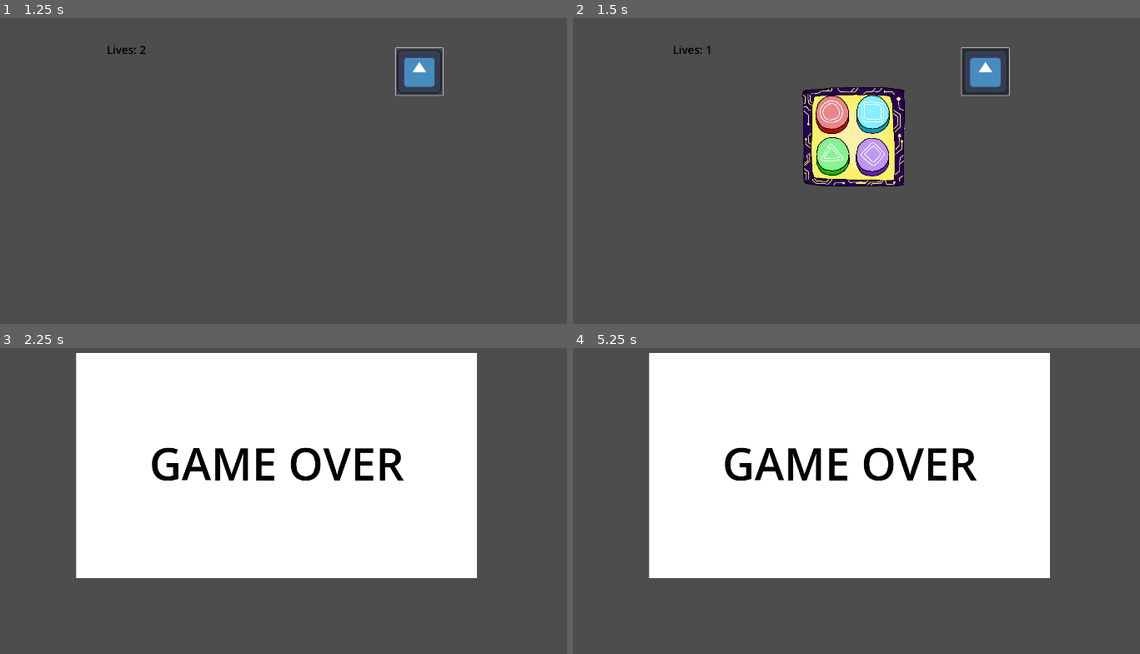
Above: before the commit, frames 1-4 (two rows, left to right).
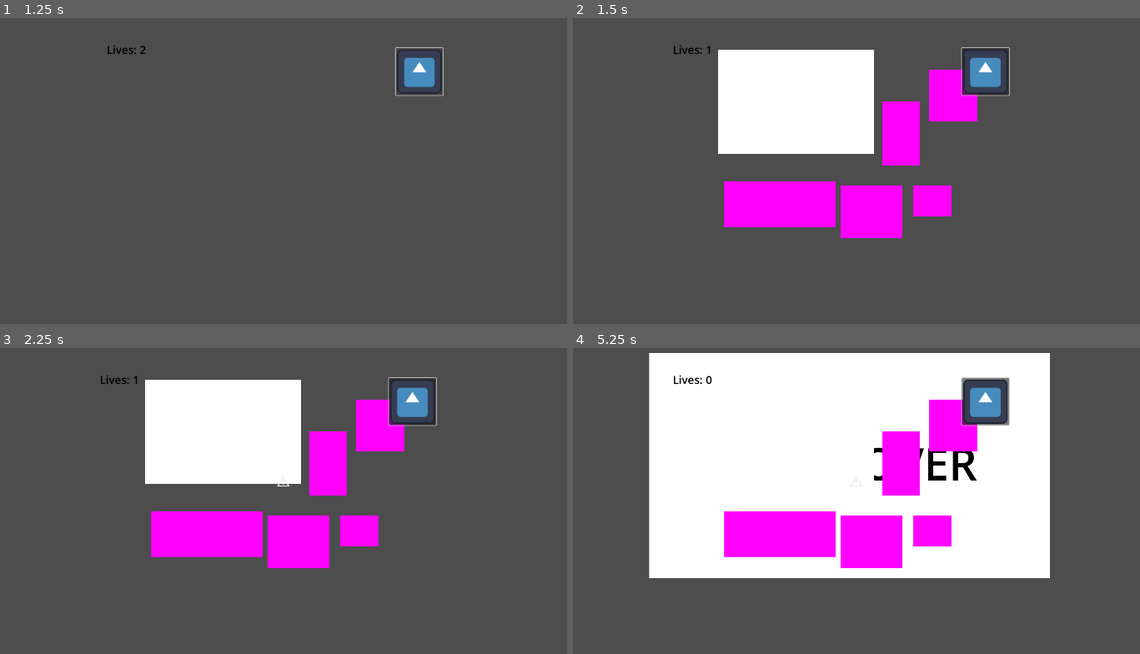
Above: after the commit, the same moments.

Repository: Hyper-Burner/Town-One-2024
Game: Godot game, scene res://Nodes/Scenes/Main.tscn
Same seed, same stepped clock (60 frames per second), same inputs: the game is played once before the commit and once after it. The engine's default icon, where the game draws it, is replaced by a stand-in: a white triangle on a blue panel in a dark square.
Inputs (mouse positions are in pixels of both pictures, inside the frame that each line leads up to):
- Up to frame 1 (1.25 s): click (419, 73) at 0.5 s
- Up to frame 2 (1.5 s): tap Enter at 1.25 s; move the mouse to (998, 118) at 1.27 s; hold D (Right) from 1.28 s (still down); tap E (Interact) at 1.35 s
- Up to frame 3 (2.25 s): release D (Right) at 2 s; click (260, 445) at 2.02 s
- Up to frame 4 (5.25 s): click (873, 445) at 2.77 s; click (833, 485) at 3.52 s; click (873, 485) at 4.27 s; tap Space at 5 s; move the mouse to (720, 485) at 5.02 s; hold S (Down) from 5.03 s (still down); click (720, 485) at 5.1 s

Frame 1 is identical in both runs. In frame 2, 20% of the frame differs, in the area x 25-72%, y 10-72%; in frame 3, 44%, in the area x 13-85%, y 1-76%; in frame 4, 11%.

Commit message:
Alerts now appear on a random timer

Diff:
--- a/Nodes/Scenes/GUI/alertElement.gd
+++ b/Nodes/Scenes/GUI/alertElement.gd
@@ -4,6 +4,3 @@
 @onready var icon: TextureRect = %Icon;
 @onready var player: CharacterBody2D = get_node("/root/Main/Player");
 @onready var machine: Node = get_parent();
-
-func _ready() -> void:
-	icon.visible = false;
--- a/Nodes/Scenes/Main.tscn
+++ b/Nodes/Scenes/Main.tscn
@@ -1,27 +1,22 @@
-[gd_scene load_steps=14 format=3 uid="uid://rvbeg2ssa60"]
+[gd_scene load_steps=12 format=3 uid="uid://rvbeg2ssa60"]
 
 [ext_resource type="PackedScene" uid="uid://bj8jhcos6u8hu" path="res://Nodes/Scenes/Player.tscn" id="1_4kupe"]
 [ext_resource type="Script" path="res://Nodes/Scenes/main.gd" id="1_loay8"]
-[ext_resource type="PackedScene" uid="uid://dr3e6fwronjxo" path="res://Nodes/Scenes/game_over.tscn" id="1_s38xt"]
-[ext_resource type="PackedScene" uid="uid://dw0xhlussm6id" path="res://Nodes/Scenes/Machine.tscn" id="2_2wstb"]
+[ext_resource type="PackedScene" path="res://Nodes/Scenes/game_over.tscn" id="1_s38xt"]
+[ext_resource type="PackedScene" uid="uid://ur5o0tlurmxs" path="res://Nodes/Scenes/Machine.tscn" id="2_2wstb"]
 [ext_resource type="PackedScene" path="res://Nodes/Scenes/lives_counter.tscn" id="2_su0ge"]
 [ext_resource type="PackedScene" uid="uid://c7dtb2c0jcio" path="res://Nodes/Scenes/Map/over_world.tscn" id="3_hgkqc"]
 [ext_resource type="Texture2D" uid="uid://dmvg1giijn1xl" path="res://Assets/Textures/warning.svg" id="3_n7ar1"]
 [ext_resource type="Texture2D" uid="uid://4nn8ua2nuvx2" path="res://icon.svg" id="6_3s31c"]
-[ext_resource type="PackedScene" uid="uid://dpwnmdonrj5ws" path="res://Nodes/Scenes/ReactorMinigame.tscn" id="6_bq507"]
+[ext_resource type="PackedScene" uid="uid://dqfkb057sph4e" path="res://Nodes/Scenes/Minigames/NavigationMinigame/NavigatoinMinigame.tscn" id="6_oissh"]
 [ext_resource type="Script" path="res://Nodes/Scenes/button.gd" id="7_qvcks"]
-[ext_resource type="PackedScene" uid="uid://dqfkb057sph4e" path="res://Nodes/Scenes/Minigames/NavigationMinigame/NavigatoinMinigame.tscn" id="11_52g04"]
 
 [sub_resource type="RectangleShape2D" id="RectangleShape2D_hof2x"]
-
-[sub_resource type="RectangleShape2D" id="RectangleShape2D_8whdg"]
-size = Vector2(198, 158)
 
 [node name="Main" type="Node"]
 script = ExtResource("1_loay8")
 
 [node name="GameOver" parent="." instance=ExtResource("1_s38xt")]
-z_index = 10
 
 [node name="LivesCounter" parent="." instance=ExtResource("2_su0ge")]
 
@@ -32,8 +27,11 @@
 [node name="Reactor" parent="." instance=ExtResource("2_2wstb")]
 unique_name_in_owner = true
 position = Vector2(8, 22)
-minigame = ExtResource("6_bq507")
+minigame = ExtResource("6_oissh")
 icon = ExtResource("3_n7ar1")
+min_occurance = 2
+max_occurance = 2
+time_to_fail = 15
 
 [node name="CollisionShape2D" type="CollisionShape2D" parent="Reactor"]
 shape = SubResource("RectangleShape2D_hof2x")
@@ -51,12 +49,4 @@
 icon = ExtResource("6_3s31c")
 script = ExtResource("7_qvcks")
 
-[node name="Engine1" parent="." instance=ExtResource("2_2wstb")]
-unique_name_in_owner = true
-minigame = ExtResource("11_52g04")
-
-[node name="CollisionShape2D" type="CollisionShape2D" parent="Engine1"]
-position = Vector2(-1089, 1402)
-shape = SubResource("RectangleShape2D_8whdg")
-
 [connection signal="pressed" from="Button" to="LivesCounter" method="_on_button_pressed"]
--- a/Nodes/Scenes/machine.gd
+++ b/Nodes/Scenes/machine.gd
@@ -1,24 +1,54 @@
 extends Area2D
 class_name Machine
 
-@export var minigame : PackedScene
-@export var icon : CompressedTexture2D
+@export var minigame : PackedScene;
+@export var icon : CompressedTexture2D;
+@export var min_occurance: int;
+@export var max_occurance: int;
+@export var time_to_fail: int;
 
 @onready var icon_root: Notification = %IconRoot;
 
 signal IsDamaged;
 signal Repaired;
 
+var time_to_breakdown: float;
+var random_generator: RandomNumberGenerator;
+
 var damaged: bool = false;
 
 func _ready() -> void:
 	icon_root.icon.texture = icon;
+	icon_root.icon.hide();
+	random_generator = RandomNumberGenerator.new();
+	time_to_breakdown = _get_time_to_break();
+
 
 func get_machine():
 	return minigame
 
 func _on_is_damaged() -> void:
-	icon_root.visible = true;
+	print("DAMAGED");
+	icon_root.icon.show();
+	damaged = true;
 
 func _on_repaired() -> void:
-	icon_root.visible = false;
+	print("REPAIRED");
+	icon_root.icon.hide();
+	damaged = false;
+	_reset_time_to_break();
+
+func _process(delta: float) -> void:
+	time_to_breakdown -= delta;
+	if(time_to_breakdown <= 0.0):
+		if(damaged == false):
+			IsDamaged.emit()
+			time_to_breakdown = time_to_fail;
+		else:
+			_reset_time_to_break();
+
+func _get_time_to_break() -> float:
+	return random_generator.randf_range(min_occurance, max_occurance);
+
+func _reset_time_to_break():
+	time_to_breakdown = _get_time_to_break();
Not shown: 1 places in Nodes/Scenes/Machine.tscn that only renumber resources
